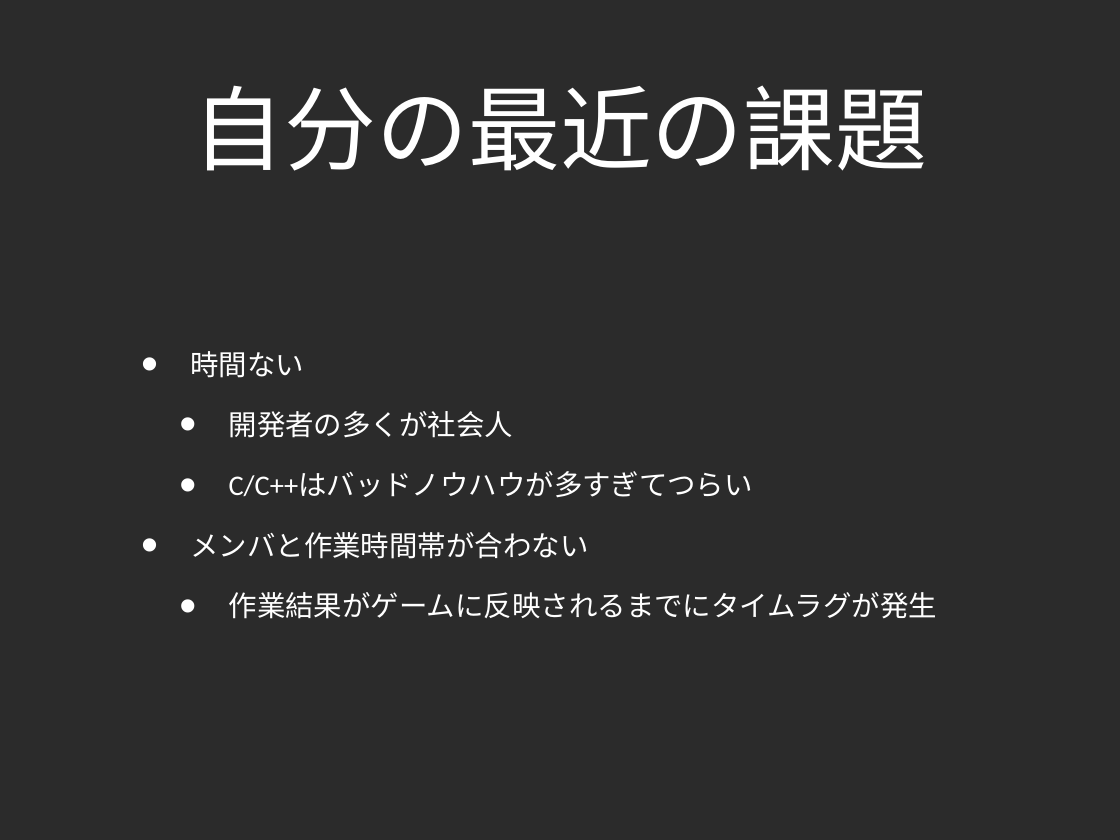
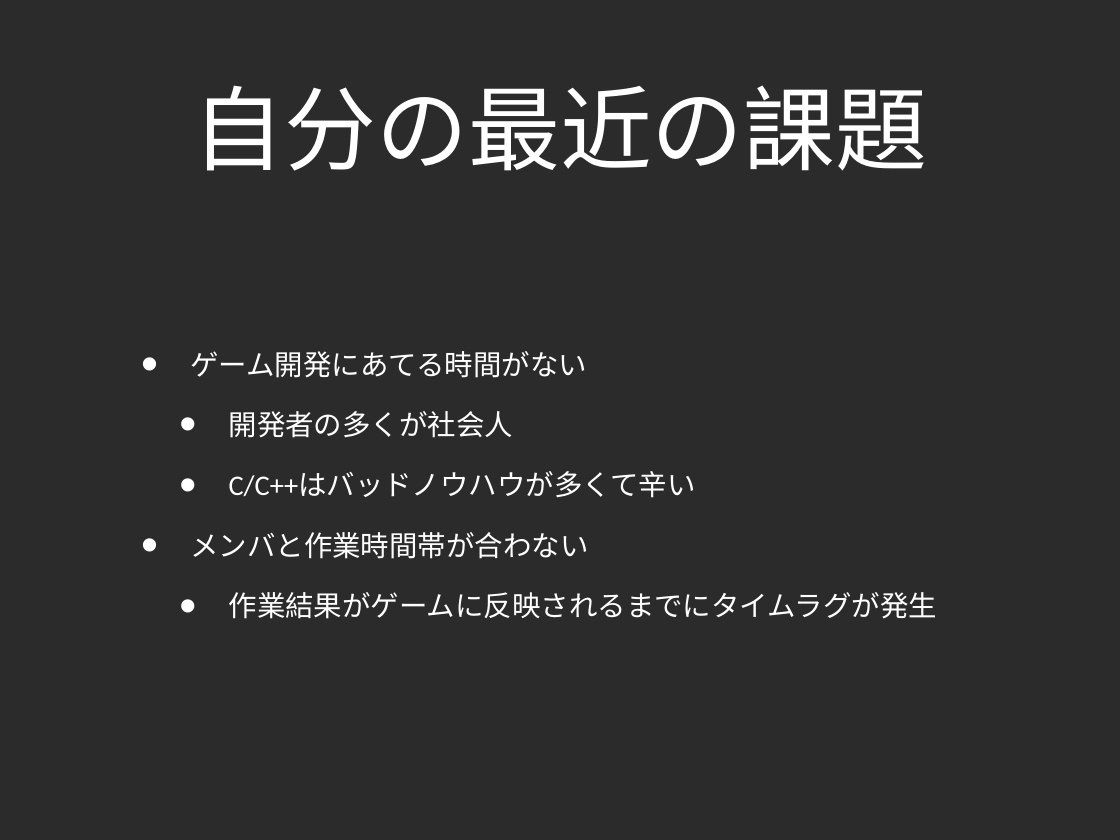
Before and after one commit to lambdasakura/doc, a slide deck: slide 4 of zengeren/fast_game_development_2010:02:12.ppt. Drawn at 1120x840 pixels with LibreOffice and Linux fonts; fonts in the diff are those of the drawing; background and template pictures are left out; a plain dark background stands for a picture behind light text. Boxes give left, top, right and bottom in pixels: in the first picture for what was removed or moved away, otherwise in the second. Text is boxed around its words. In the diff, an @@ line names an element or a change of style, - is before the commit and + after.

```diff
--- a/zengeren/fast_game_development_2010:02:12.ppt
+++ b/zengeren/fast_game_development_2010:02:12.ppt
@@ text at (190,351,587,378): text changed @@
-• 時間ない
+• ゲーム開発にあてる時間がない
@@ text at (229,472,696,498): text changed @@
-  • C/C++はバッドノウハウが多すぎてつらい
+  • C/C++はバッドノウハウが多くて辛い
```
Also in this commit, not shown: 12 other slides changed, 7 slides added, 1 slide removed, 1 other file.
